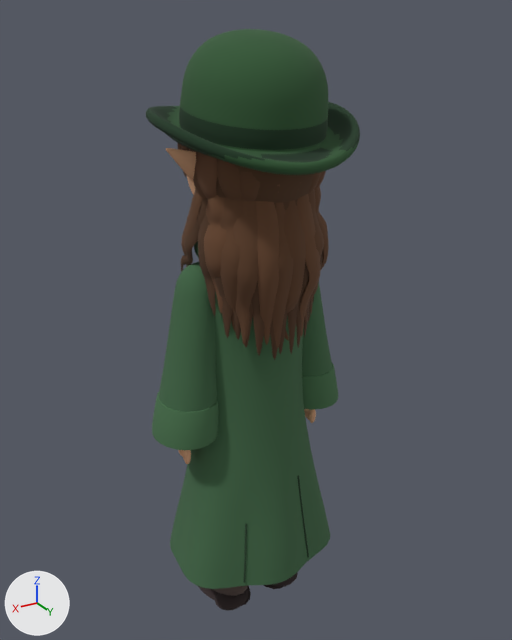
What one commit did to the glTF model public/models/villager-green-female.glb.
The view is the same before and after, from a camera (50 mm lens) standing at (0.273, 0.466, 0.512) and looking at (-0.008, -0.002, 0.278). Every picture has the same lights, and +X, +Y and +Z are marked at lower left. The older version comes first. Vertices at exactly the same position are counted once.

Names of what the first picture shows: 'WalkerGreenFemale'.
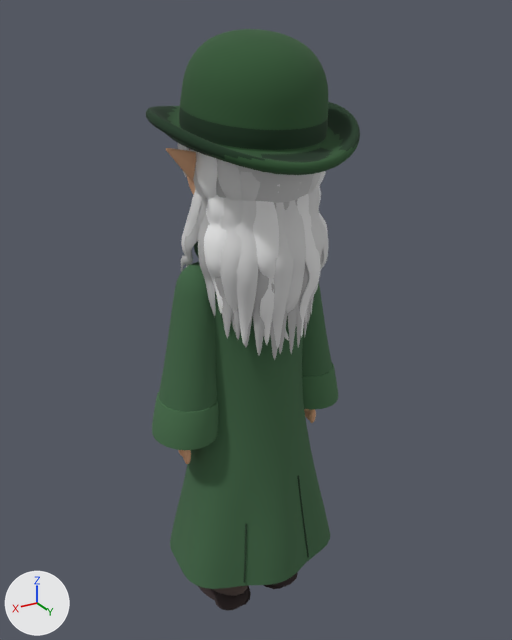
Diff of the bpy script that builds the scene:
```diff
--- a/public/models/villager-green-female.glb.py
+++ b/public/models/villager-green-female.glb.py
@@ mat_towntoonwalkerdetails @@
+mat_towntoonwalkerdetails = bpy.data.materials.new('TownToonWalkerDetails')
+mat_towntoonwalkerdetails.use_nodes = True; mat_towntoonwalkerdetails.node_tree.nodes.clear()
+_N = mat_towntoonwalkerdetails.node_tree.nodes; _L = mat_towntoonwalkerdetails.node_tree.links
+n0 = _N.new('ShaderNodeBsdfPrincipled'); n0.name = 'Principled BSDF'
+n0.inputs[2].default_value = 1.0  # 'Roughness'
+n1 = _N.new('ShaderNodeOutputMaterial'); n1.name = 'Material Output'
+n2 = _N.new('ShaderNodeVertexColor'); n2.name = 'Color Attribute'
+_L.new(n0.outputs[0], n1.inputs[0])  # 'BSDF' to 'Surface'
+_L.new(n2.outputs[0], n0.inputs[0])  # 'Color' to 'Base Color'
@@ mat_towntoonwalkerhair @@
+mat_towntoonwalkerhair = bpy.data.materials.new('TownToonWalkerHair')
+mat_towntoonwalkerhair.use_nodes = True; mat_towntoonwalkerhair.node_tree.nodes.clear()
+_N = mat_towntoonwalkerhair.node_tree.nodes; _L = mat_towntoonwalkerhair.node_tree.links
+n0 = _N.new('ShaderNodeBsdfPrincipled'); n0.name = 'Principled BSDF'
+n0.inputs[2].default_value = 1.0  # 'Roughness'
+n1 = _N.new('ShaderNodeOutputMaterial'); n1.name = 'Material Output'
+n2 = _N.new('ShaderNodeVertexColor'); n2.name = 'Color Attribute'
+_L.new(n0.outputs[0], n1.inputs[0])  # 'BSDF' to 'Surface'
+_L.new(n2.outputs[0], n0.inputs[0])  # 'Color' to 'Base Color'
@@ mat_towntoonwalkerclothes @@
+mat_towntoonwalkerclothes = bpy.data.materials.new('TownToonWalkerClothes')
+mat_towntoonwalkerclothes.use_nodes = True; mat_towntoonwalkerclothes.node_tree.nodes.clear()
+_N = mat_towntoonwalkerclothes.node_tree.nodes; _L = mat_towntoonwalkerclothes.node_tree.links
+n0 = _N.new('ShaderNodeBsdfPrincipled'); n0.name = 'Principled BSDF'
+n0.inputs[2].default_value = 1.0  # 'Roughness'
+n1 = _N.new('ShaderNodeOutputMaterial'); n1.name = 'Material Output'
+n2 = _N.new('ShaderNodeVertexColor'); n2.name = 'Color Attribute'
+_L.new(n0.outputs[0], n1.inputs[0])  # 'BSDF' to 'Surface'
+_L.new(n2.outputs[0], n0.inputs[0])  # 'Color' to 'Base Color'
@@ mat_towntoonwalkereyes @@
+mat_towntoonwalkereyes = bpy.data.materials.new('TownToonWalkerEyes')
+mat_towntoonwalkereyes.use_nodes = True; mat_towntoonwalkereyes.node_tree.nodes.clear()
+_N = mat_towntoonwalkereyes.node_tree.nodes; _L = mat_towntoonwalkereyes.node_tree.links
+n0 = _N.new('ShaderNodeBsdfPrincipled'); n0.name = 'Principled BSDF'
+n0.inputs[2].default_value = 1.0  # 'Roughness'
+n1 = _N.new('ShaderNodeOutputMaterial'); n1.name = 'Material Output'
+n2 = _N.new('ShaderNodeVertexColor'); n2.name = 'Color Attribute'
+_L.new(n0.outputs[0], n1.inputs[0])  # 'BSDF' to 'Surface'
+_L.new(n2.outputs[0], n0.inputs[0])  # 'Color' to 'Base Color'
@@ me_towntoonwalkergreenfemale @@
 me_towntoonwalkergreenfemale.from_pydata(...)  # 24539 vertices, 48290 faces; spans x -0.089..0.089, y -0.073..0.085, z 0.0..0.503
+# me_towntoonwalkergreenfemale part 1: 1853 of 24539 vertices moved; they spanned x -0.05..0.05, y -0.046..0.062, z 0.304..0.469 and now span x -0.05..0.05, y -0.046..0.062, z 0.304..0.469; mean shift (0.0, 0.0, 0.0); largest move (0.036, 0.005, 0.379) -> (-0.04, -0.006, 0.444)
+# me_towntoonwalkergreenfemale part 2: 16675 kept faces spanning x -0.054..0.054, y -0.051..0.063, z 0.267..0.468 get new vertex colours; the middle colour goes from brown #4f3522 to grey #b6b6b6
+# me_towntoonwalkergreenfemale part 3: 24634 faces spanning x -0.089..0.089, y -0.073..0.085, z 0.058..0.503 switch from mat_towntoonwalkerskin to mat_towntoonwalkerclothes
+# me_towntoonwalkergreenfemale part 4: 16507 faces spanning x -0.054..0.054, y -0.051..0.063, z 0.267..0.468 switch from mat_towntoonwalkerskin to mat_towntoonwalkerhair
+me_towntoonwalkergreenfemale.materials.append(mat_towntoonwalkereyes)
+me_towntoonwalkergreenfemale.materials.append(mat_towntoonwalkerdetails)
```

Where the change shows, as pixel boxes [x1, y1, x2, y2] in the pictures (512 x 640 px; the box of a moved part takes in the faces that stretch with it):
part 1 of me_towntoonwalkergreenfemale, moved or reshaped: [187, 149, 316, 325] in both
part 2 of me_towntoonwalkergreenfemale, recoloured (brown to grey): [178, 143, 329, 360] in both
part 3 of me_towntoonwalkergreenfemale, recoloured: [175, 140, 329, 362] in both
part 4 of me_towntoonwalkergreenfemale, recoloured (brown to grey): [178, 143, 329, 360] in both
